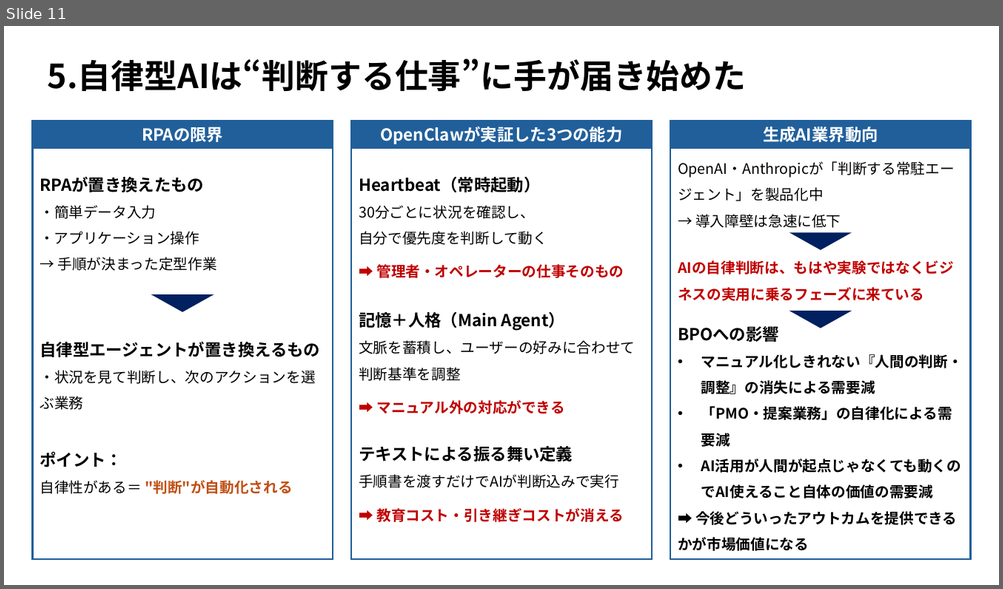
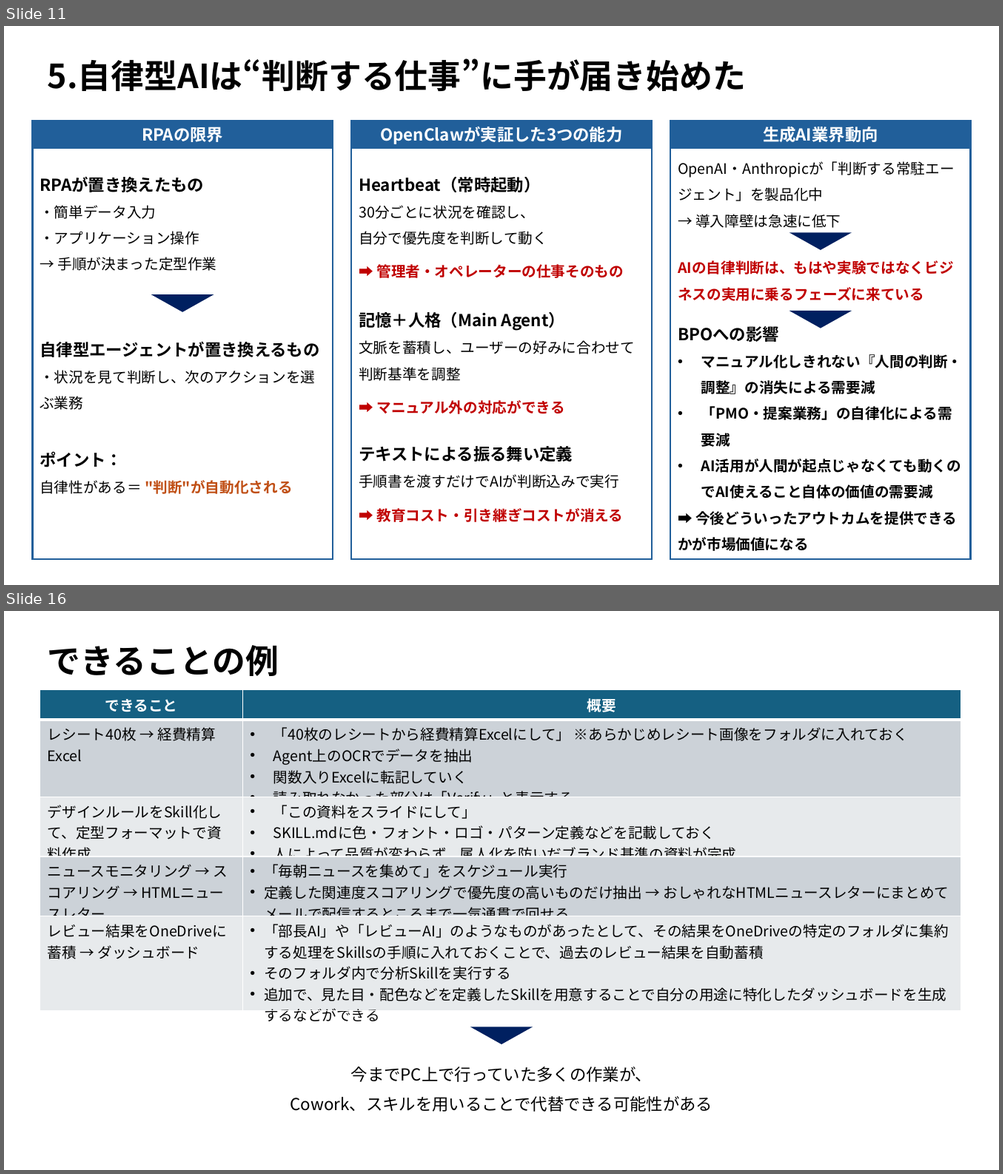
Before and after one commit to haits812/skills, a slide deck: プレゼンテーション1.pptx. Shown one above the other, each under a label of ours: slide 11 before the commit, slides 11 and 16 after it; the slides between them are not shown. The pictures are 1003x589 and 1003x1174 pixels, drawn with LibreOffice and Linux fonts; fonts in the diff are those of the drawing. Boxes give left, top, right and bottom in pixels: in the first picture for what was removed or moved away, otherwise in the second. Text is boxed around its words. In the diff, an @@ line names an element or a change of style, - is before the commit and + after.

```diff
--- a/プレゼンテーション1.pptx
+++ b/プレゼンテーション1.pptx
@@ slide 16 added at (4, 611, 999, 1170), background #FFFFFF @@
@@ text added at (48, 645, 279, 676), 32 pt, text #000000, bold @@
+できることの例
@@ table added at (40, 689, 960, 1011), 5 rows, 2 columns @@
+できること | 概要
+レシート40枚 → 経費精算Excel | 「40枚のレシートから経費精算Excelにして」 ※あらかじめレシート画像をフォルダに入れておく / Agent上のOCRでデータを抽出 / 関数入りExcelに転記していく / 読み取れなかった部分は「Verify」と表示する
+デザインルールをSkill化して、定型フォーマットで資料作成 | 「この資料をスライドにして」 / SKILL.mdに色・フォント・ロゴ・パターン定義などを記載しておく / 人によって品質が変わらず、属人化を防いだブランド基準の資料が完成
+ニュースモニタリング → スコアリング → HTMLニュースレター | 「毎朝ニュースを集めて」をスケジュール実行 / 定義した関連度スコアリングで優先度の高いものだけ抽出 → おしゃれなHTMLニュースレターにまとめてメールで配信するところまで一気通貫で回せる
+レビュー結果をOneDriveに蓄積 → ダッシュボード | 「部長AI」や「レビューAI」のようなものがあったとして、その結果をOneDriveの特定のフォルダに集約する処理をSkillsの手順に入れておくことで、過去のレビュー結果を自動蓄積 / そのフォルダ内で分析Skillを実行する / 追加で、見た目・配色などを定義したSkillを用意することで自分の用途に特化したダッシュボードを生成するなどができる
@@ triangle added at (470, 1028, 533, 1045), fill #002060 @@
@@ text added at (290, 1067, 712, 1112), 16 pt, text #000000 @@
+今までPC上で行っていた多くの作業が、
+Cowork、スキルを用いることで代替できる可能性がある
```
Also in this commit, not shown: 4 other slides added.
